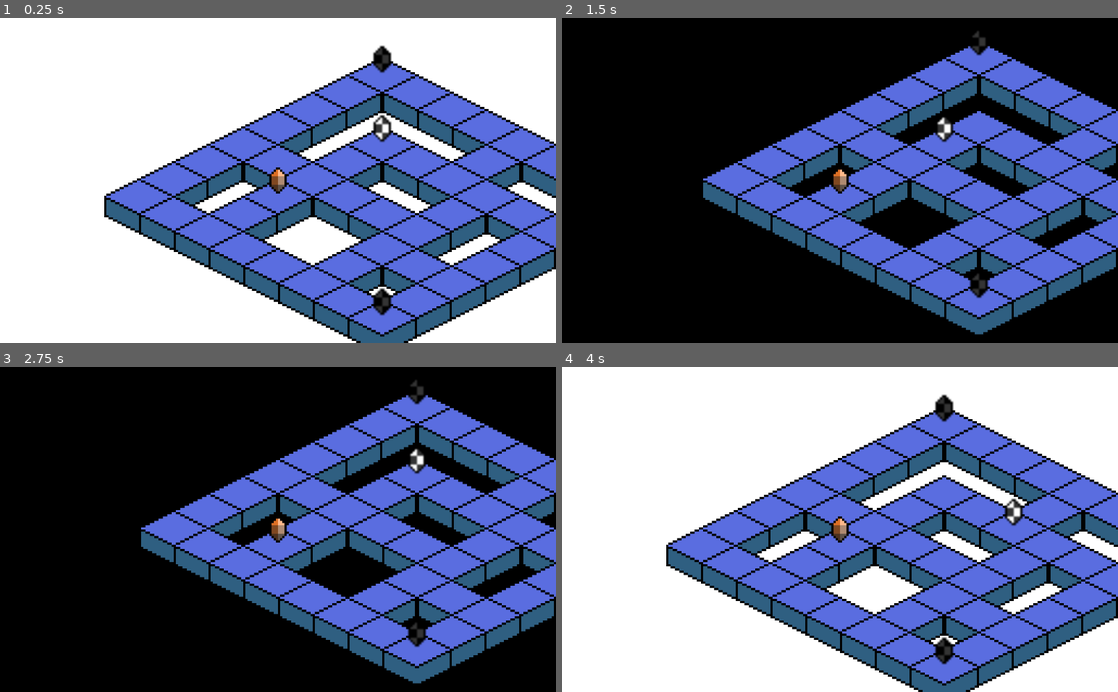
Above: before the commit, frames 1-4 (two rows, left to right).
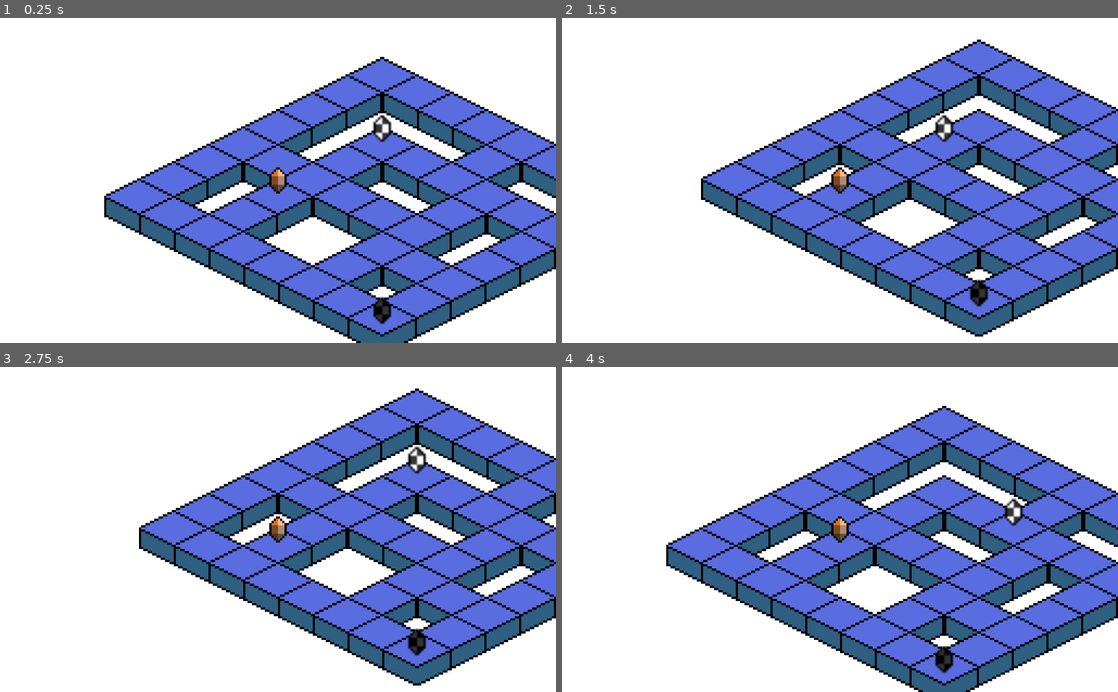
Above: after the commit, the same moments.

Repository: navisraditya/IDJCSUI
Game: Godot game, scene res://Scenes/Testing/Testing.tscn
The game is run twice, just before and just after one commit, with the same random seed, the same clock (stepped at 60 frames per second) and the same inputs.
Inputs:
- Up to frame 1 (0.25 s): no input
- Up to frame 2 (1.5 s): tap Enter at 0.5 s; hold Right (ui_right) 0.53-1.28 s; tap Space at 1.25 s; hold Down (ui_down) from 1.28 s (still down)
- Up to frame 3 (2.75 s): release Down (ui_down) at 2.03 s; hold Right (ui_right) from 2.03 s (still down)
- Up to frame 4 (4 s): tap Enter at 2.75 s; release Right (ui_right) at 2.78 s; hold Up (ui_up) 2.78-3.53 s; tap Space at 3.5 s; hold Left (ui_left) from 3.53 s (still down)

The runs differ from the first frame. In frame 1, 0.5% of the frame differs, in the area x 67-71%, y 8-95%; in frame 2, 62%, in the area x 0-100%, y 0-100%; in frame 3, 62%; in frame 4, 0.5%.

Commit message:
objective added

Diff:
--- a/Scenes/Background_change/Background.gd
+++ b/Scenes/Background_change/Background.gd
@@ -10,6 +10,6 @@
 		self.color = Color(1.0, 1.0, 1.0, 1.0)
 		isWhite = true
 
-func _input(event):
-	if event.is_action_pressed("ZAP!"):
-		change_background_color()
+#func _input(event):
+#	if event.is_action_pressed("ZAP!"):
+#		change_background_color()
--- a/Scenes/Background_change/Background.tscn
+++ b/Scenes/Background_change/Background.tscn
@@ -2,7 +2,20 @@
 
 [ext_resource path="res://Scenes/Background_change/Background.gd" type="Script" id=1]
 
-[node name="Background" type="ColorRect"]
-margin_right = 40.0
-margin_bottom = 40.0
+[node name="Camera2D" type="Camera2D"]
+
+[node name="Node2D" type="Node2D" parent="."]
+z_index = -2
+__meta__ = {
+"_editor_description_": ""
+}
+
+[node name="ColorRect" type="ColorRect" parent="Node2D"]
+margin_left = -511.0
+margin_top = -299.0
+margin_right = 511.0
+margin_bottom = 299.0
 script = ExtResource( 1 )
+__meta__ = {
+"_editor_description_": ""
+}
--- a/Scenes/Objective/Obj.gd
+++ b/Scenes/Objective/Obj.gd
@@ -1,8 +1,5 @@
 extends Area2D
 
-export var levelUp = "abc"
-
-func _on_Objective_body_entered(body):
-	print("yey obj")
+func _on_Obj_body_entered(body):
 	if body.get_name() == "Player":
-		get_tree().change_scene(str(levelUp))
+		print("obj")
--- a/Scenes/Objective/ObjLevelUp.gd
+++ b/Scenes/Objective/ObjLevelUp.gd
@@ -1,4 +1,5 @@
 extends Area2D
 
 func _on_ObjLevelUp_body_entered(body):
-	print("yey obj level up")
+	if body.get_name() == "Player":
+		print("obj up")
--- a/Scenes/Player/Player.tscn
+++ b/Scenes/Player/Player.tscn
@@ -1,8 +1,7 @@
-[gd_scene load_steps=5 format=2]
+[gd_scene load_steps=4 format=2]
 
 [ext_resource path="res://Scenes/Player/PlayerMovement.gd" type="Script" id=1]
 [ext_resource path="res://Assets/Image/diamond.png" type="Texture" id=2]
-[ext_resource path="res://Scenes/Background_change/Background.tscn" type="PackedScene" id=3]
 
 [sub_resource type="CapsuleShape2D" id=1]
 
@@ -16,16 +15,3 @@
 [node name="CollisionShape2D" type="CollisionShape2D" parent="."]
 scale = Vector2( 0.4, 0.32 )
 shape = SubResource( 1 )
-
-[node name="Camera2D" type="Camera2D" parent="."]
-current = true
-zoom = Vector2( 0.25, 0.25 )
-
-[node name="Node2D" type="Node2D" parent="Camera2D"]
-z_index = -2
-
-[node name="Background" parent="Camera2D/Node2D" instance=ExtResource( 3 )]
-margin_left = -256.0
-margin_top = -151.0
-margin_right = 256.0
-margin_bottom = 152.0
--- /dev/null
+++ b/Scenes/Testing/ObjHandler.gd
@@ -0,0 +1,15 @@
+extends Node2D
+
+var background
+
+func _on_Objective_body_entered(body):
+	if body.get_name() == "Player":
+		print("yey")
+		background = get_parent().get_node("Player/Camera2D/Node2D/ColorRect")
+		background.change_background_color()
+
+func _on_ObjLevelUp_body_entered(body):
+	if body.get_name() == "Player":
+		print("gas")
+		background = get_parent().get_node("Player/Camera2D/Node2D/ColorRect")
+		background.change_background_color()
--- a/Scenes/Testing/Testing.tscn
+++ b/Scenes/Testing/Testing.tscn
@@ -1,10 +1,12 @@
-[gd_scene load_steps=6 format=2]
+[gd_scene load_steps=8 format=2]
 
 [ext_resource path="res://Scenes/TileMap/TileMap.tscn" type="PackedScene" id=1]
 [ext_resource path="res://Scenes/Player/Player.tscn" type="PackedScene" id=2]
 [ext_resource path="res://Scenes/Objective/ObjLevelUp.tscn" type="PackedScene" id=3]
 [ext_resource path="res://Scenes/Enemies/testing.tscn" type="PackedScene" id=4]
 [ext_resource path="res://Scenes/Objective/Obj.tscn" type="PackedScene" id=5]
+[ext_resource path="res://Scenes/Testing/ObjHandler.gd" type="Script" id=6]
+[ext_resource path="res://Scenes/Background_change/Background.tscn" type="PackedScene" id=7]
 
 [node name="Testing" type="Node2D"]
 
@@ -15,17 +17,27 @@
 position = Vector2( -64, 32 )
 tilemap_path = NodePath("../TileMap")
 
+[node name="Camera2D" parent="Player" instance=ExtResource( 7 )]
+current = true
+zoom = Vector2( 0.25, 0.25 )
+
 [node name="Enemy" parent="." instance=ExtResource( 4 )]
 position = Vector2( -16, 8 )
 z_index = 2
 tilemap_path = NodePath("../TileMap")
 
-[node name="Node2D" type="Node2D" parent="."]
+[node name="ObjHandler" type="Node2D" parent="."]
+script = ExtResource( 6 )
 
-[node name="Objective" parent="Node2D" instance=ExtResource( 5 )]
-position = Vector2( -16, 88 )
+[node name="Objective" parent="ObjHandler" instance=ExtResource( 5 )]
+position = Vector2( 96, 35 )
 z_index = 2
+script = null
 
-[node name="ObjLevelUp" parent="Node2D" instance=ExtResource( 3 )]
-position = Vector2( -16, -24 )
+[node name="ObjLevelUp" parent="ObjHandler" instance=ExtResource( 3 )]
+position = Vector2( -16, 92 )
 z_index = 2
+script = null
+
+[connection signal="body_entered" from="ObjHandler/Objective" to="ObjHandler" method="_on_Objective_body_entered"]
+[connection signal="body_entered" from="ObjHandler/ObjLevelUp" to="ObjHandler" method="_on_ObjLevelUp_body_entered"]
Binary file changed: Assets/Materials/tile harusnya.ase
